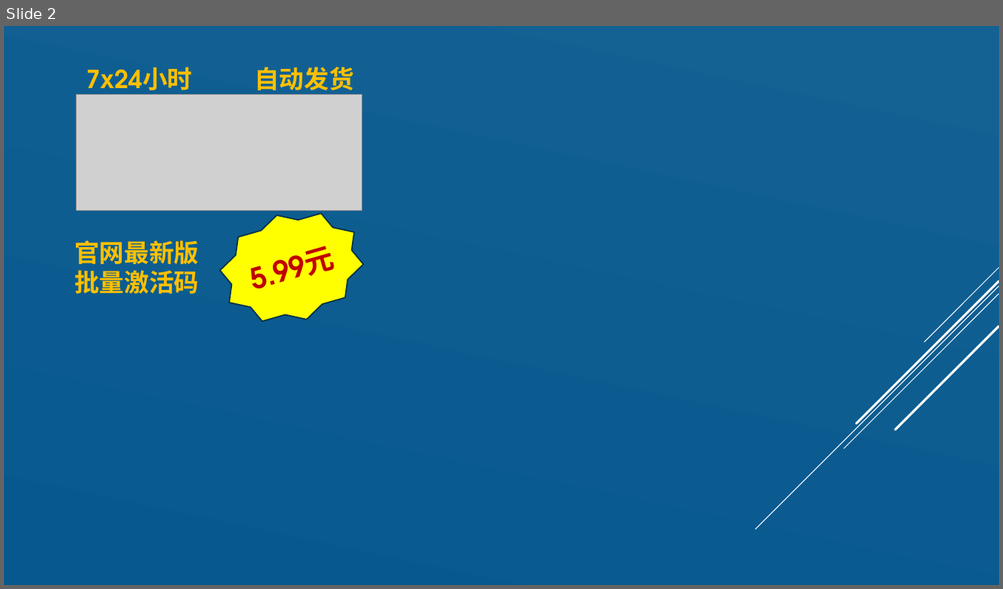
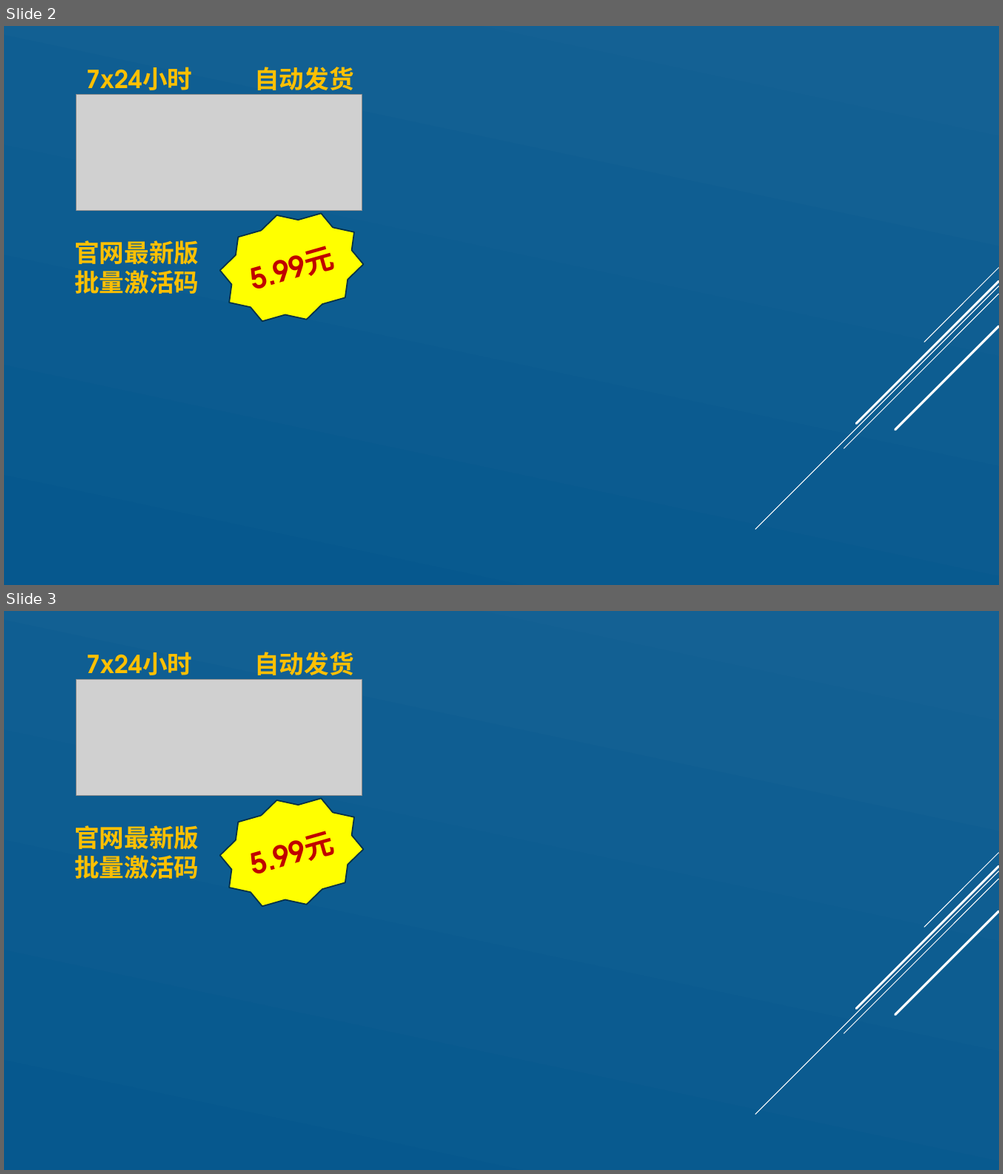
Before and after one commit to zhangpengyf/taobao-shop, a slide deck: 淘宝销售文案.pptx. Shown one above the other, each under a label of ours: slide 2 before the commit, slides 2 and 3 after it. The pictures are 1003x589 and 1003x1174 pixels, drawn with LibreOffice and Linux fonts; fonts in the diff are those of the drawing; grey boxes stand for pictures. Boxes give left, top, right and bottom in pixels: in the first picture for what was removed or moved away, otherwise in the second. Text is boxed around its words. In the diff, an @@ line names an element or a change of style, - is before the commit and + after.

```diff
--- a/淘宝销售文案.pptx
+++ b/淘宝销售文案.pptx
@@ slide 3 added at [4, 611, 999, 1170], background gradient #146194 to #06588E; not listed: 5 template elements that a slide beside it also shows @@
@@ text added at [87, 652, 353, 684], 24 pt, text #FFC000, bold @@
+7x24小时 自动发货
@@ picture added at [77, 680, 362, 796] @@
@@ star added at [210, 781, 373, 923], fill #FFFF00, outline #043148 1.25 pt, 28 pt, text #C00000, bold @@
+5.99元
@@ text added at [74, 826, 199, 879], 24 pt, text #FFC000, bold @@
+官网最新版
+批量激活码
```
Also in this commit, not shown: 1 slide changed, 2 other slides added.
